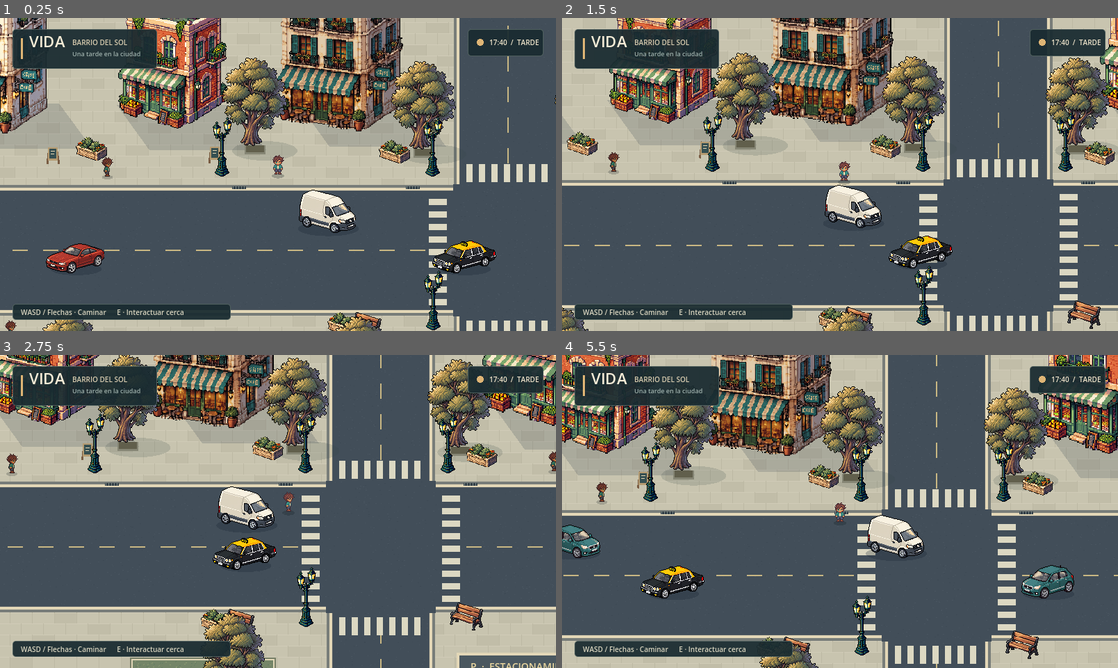
Above: before the commit, frames 1-4 (two rows, left to right).
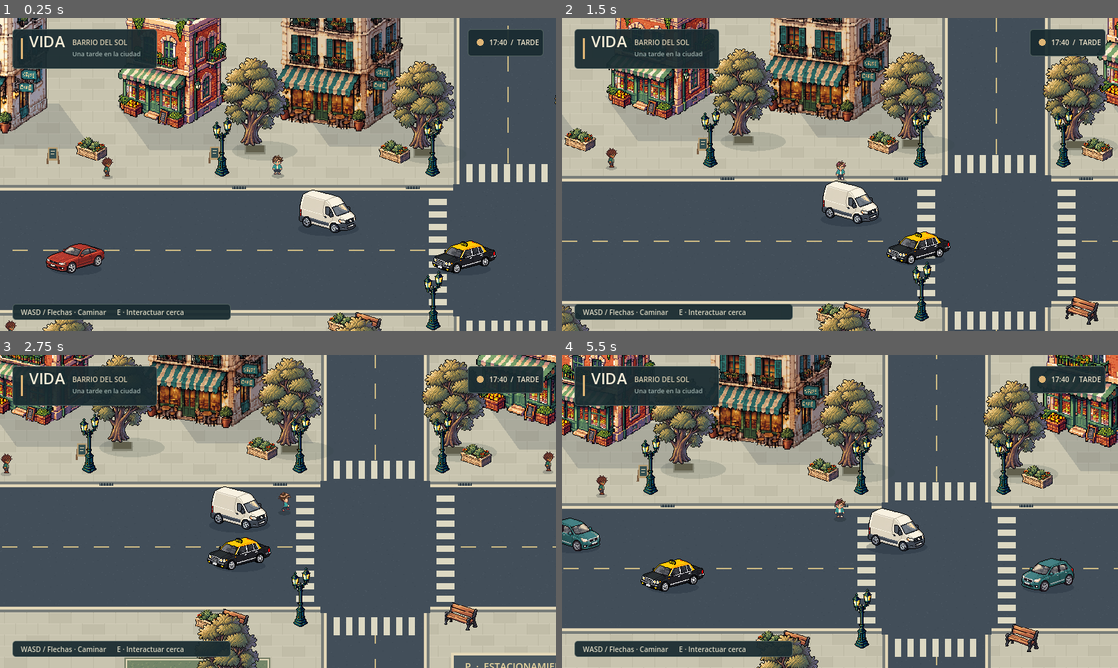
Above: after the commit, the same moments.

Repository: AgustinWojtyszyn/Life--simulador-de-vida
Game: Godot game, scene res://scenes/playground.tscn
The game is run twice, just before and just after one commit, with the same random seed, the same clock (stepped at 60 frames per second) and the same inputs.
Inputs:
- Up to frame 1 (0.25 s): no input
- Up to frame 2 (1.5 s): hold D (move_right) 0.53-1.28 s; tap E (interact) at 0.6, 1.35 s; hold S (move_down) from 1.28 s (still down)
- Up to frame 3 (2.75 s): release S (move_down) at 2.03 s; hold D (move_right) from 2.03 s (still down); tap E (interact) at 2.1 s
- Up to frame 4 (5.5 s): release D (move_right) at 2.78 s; hold W (move_up) 2.78-3.53 s; tap E (interact) every 0.75 s from 2.85 to 5.1 s; hold A (move_left) 3.53-5.03 s; hold S (move_down) from 5.03 s (still down)

The runs differ from the first frame. In frame 1, less than 0.1% of the frame differs, in the area x 48-52%, y 43-50%; in frame 2, 28%; in frame 3, 22%; in frame 4, 31%, in the area x 0-100%, y 0-100%.

Commit message:
feat: add customizable residents and grounded directional walking

Diff:
--- /dev/null
+++ b/assets/shaders/character_palette.gdshader
@@ -0,0 +1,20 @@
+shader_type canvas_item;
+uniform vec4 skin_color : source_color = vec4(0.83, 0.57, 0.39, 1.0);
+uniform vec4 hair_color : source_color = vec4(0.28, 0.16, 0.10, 1.0);
+uniform vec4 top_color : source_color = vec4(0.21, 0.57, 0.54, 1.0);
+uniform vec4 bottom_color : source_color = vec4(0.23, 0.27, 0.32, 1.0);
+uniform int hair_style = 0;
+uniform vec4 bounds = vec4(0.0, 0.0, 1.0, 1.0);
+void fragment() {
+	vec4 c = texture(TEXTURE, UV);
+	vec2 p = (UV - bounds.xy) / bounds.zw;
+	float light = max(c.r, max(c.g, c.b));
+	bool skin = c.r > c.g * 1.16 && c.g > c.b * 1.12 && light > 0.40;
+	bool hair = p.y < 0.42 && c.r > c.b * 1.15 && light < 0.53;
+	bool fringe = skin && ((hair_style == 1 && p.y < 0.29) || (hair_style == 2 && p.y < 0.39 && p.x < 0.42));
+	if (hair || fringe) c.rgb = hair_color.rgb * (0.60 + light);
+	else if (skin) c.rgb = skin_color.rgb * (0.55 + light * 0.60);
+	else if (p.y > 0.42 && p.y < 0.78 && c.g > c.r * 1.12) c.rgb = top_color.rgb * (0.50 + light);
+	else if (p.y > 0.74 && p.y < 0.95 && light < 0.54) c.rgb = bottom_color.rgb * (0.50 + light);
+	COLOR = c;
+}
--- /dev/null
+++ b/scripts/character_visual.gd
@@ -0,0 +1,69 @@
+class_name CharacterVisual
+extends Node2D
+
+const SKINS := [Color("d6a078"), Color("ac7658"), Color("754c39")]
+const HAIRS := [Color("493020"), Color("b88b48"), Color("25232b")]
+const TOPS := [Color("378f8a"), Color("a54f56"), Color("6884ad")]
+const BOTTOMS := [Color("38414f"), Color("6e6253"), Color("4f6377")]
+var profile: PlayerProfile
+var sprite := Sprite2D.new()
+var palette := ShaderMaterial.new()
+var facing := "south"
+var distance_phase := 0.0
+var textures := {}
+var bounds_cache := {}
+var pose := "idle"
+
+func _ready() -> void:
+	if profile == null:
+		profile = WorldManager.profile
+	texture_filter = CanvasItem.TEXTURE_FILTER_NEAREST
+	add_child(sprite)
+	palette.shader = preload("res://assets/shaders/character_palette.gdshader")
+	sprite.material = palette
+	apply_profile(profile)
+
+func apply_profile(value: PlayerProfile) -> void:
+	profile = value
+	palette.set_shader_parameter("skin_color", SKINS[profile.skin])
+	palette.set_shader_parameter("hair_color", HAIRS[profile.hair_color])
+	palette.set_shader_parameter("top_color", TOPS[profile.top])
+	palette.set_shader_parameter("bottom_color", BOTTOMS[profile.bottom])
+	palette.set_shader_parameter("hair_style", profile.hair)
+	set_art("idle", facing, 0)
+
+func animate_motion(direction: Vector2, traveled: float) -> void:
+	if direction.length_squared() > 0.001:
+		facing = ("east" if direction.x > 0 else "west") if absf(direction.x) > absf(direction.y) else ("south" if direction.y > 0 else "north")
+	if traveled > 0.02:
+		distance_phase += traveled
+		set_art("walk", facing, int(distance_phase / 7.0) % 4)
+	else:
+		distance_phase = 0
+		set_art("idle", facing, 0)
+
+func set_art(state: String, direction: String, frame: int) -> void:
+	pose = state
+	var path := "res://assets/characters/%s/%s.png" % [profile.gender, direction]
+	if state == "walk":
+		path = "res://assets/characters/%s/walk/%s_%d.png" % [profile.gender, direction, frame]
+	elif state in ["seated", "wave"]:
+		# Existing expressive poses stay available for the original male resident.
+		if profile.gender == "male":
+			path = "res://assets/characters/resident/%s.png" % state
+	if not ResourceLoader.exists(path):
+		path = "res://assets/characters/resident/%s.png" % direction
+	if not textures.has(path):
+		var art: Texture2D = load(path)
+		textures[path] = art
+		bounds_cache[path] = art.get_image().get_used_rect()
+	var texture: Texture2D = textures[path]
+	var rect: Rect2 = bounds_cache[path]
+	sprite.texture = texture
+	# Feet, not transparent canvas padding, define the ground contact.
+	sprite.scale = Vector2.ONE * (28.0 / maxf(1, rect.size.y))
+	sprite.position = Vector2((texture.get_width() * 0.5 - rect.get_center().x) * sprite.scale.x, (texture.get_height() * 0.5 - rect.end.y) * sprite.scale.y)
+	if state == "seated":
+		sprite.scale.y *= 0.82
+		sprite.position.y -= 6
+	palette.set_shader_parameter("bounds", Vector4(rect.position.x / texture.get_width(), rect.position.y / texture.get_height(), rect.size.x / texture.get_width(), rect.size.y / texture.get_height()))
--- a/scripts/player.gd
+++ b/scripts/player.gd
@@ -1,8 +1,8 @@
 extends CharacterBody2D
 
 const SPEED := 140.0
-const ACCELERATION := 1100.0
-const DECELERATION := 1500.0
+const ACCELERATION := 1800.0
+const DECELERATION := 2200.0
 const SOUTH := preload("res://assets/characters/resident/south.png")
 const NORTH := preload("res://assets/characters/resident/north.png")
 const EAST := preload("res://assets/characters/resident/east.png")
@@ -13,6 +13,14 @@
 var wave_time := 0.0
 var facing := Vector2.DOWN
 @onready var sprite: Sprite2D = $Sprite2D
+var visual: CharacterVisual
+
+func _ready() -> void:
+	visual = CharacterVisual.new()
+	visual.profile = WorldManager.profile
+	add_child(visual)
+	sprite.hide() # Retained for old scene references; visible body uses directional walk frames.
+	$Camera2D.position_smoothing_speed = 12.0
 
 
 func _physics_process(delta: float) -> void:
@@ -24,7 +32,7 @@
 		sprite.texture = WAVE
 	else:
 		sprite.texture = (EAST if facing.x > 0 else WEST) if absf(facing.x) > absf(facing.y) else (SOUTH if facing.y >= 0 else NORTH)
-	var direction := Input.get_vector("move_left", "move_right", "move_up", "move_down")
+	var direction := InputManager.movement()
 	var rate := ACCELERATION if direction != Vector2.ZERO else DECELERATION
 	velocity = velocity.move_toward(direction * SPEED, rate * delta)
 	if direction != Vector2.ZERO:
@@ -35,7 +43,12 @@
 			sprite.texture = SOUTH if facing.y > 0 else NORTH
 	if wave_time > 0:
 		sprite.texture = WAVE
+	var before := position
 	move_and_slide()
+	if wave_time > 0:
+		visual.set_art("wave", "south", 0)
+	else:
+		visual.animate_motion(direction, position.distance_to(before))
 
 
 func _draw() -> void:
@@ -56,6 +69,7 @@
 	collision_mask = 0
 	sprite.texture = SEATED
 	sprite.position.y = -22
+	visual.set_art("seated", "south", 0)
 
 func stand(at: Vector2) -> void:
 	global_position = at
@@ -65,6 +79,7 @@
 	facing = Vector2.DOWN
 	sprite.texture = SOUTH
 	sprite.position.y = -14
+	visual.set_art("idle", "south", 0)
 
 func wave() -> void:
 	wave_time = 1.5
Binary file added: assets/characters/female/east.png
Not shown, added: assets/characters/female/east.png.import
Binary file added: assets/characters/female/north.png
Not shown, added: assets/characters/female/north.png.import
Binary file added: assets/characters/female/south.png
Not shown, added: assets/characters/female/south.png.import
Binary file added: assets/characters/female/walk/east_0.png
Not shown, added: assets/characters/female/walk/east_0.png.import
Binary file added: assets/characters/female/walk/east_1.png
Not shown, added: assets/characters/female/walk/east_1.png.import
Binary file added: assets/characters/female/walk/east_2.png
Not shown, added: assets/characters/female/walk/east_2.png.import
(and 78 more such lines)
